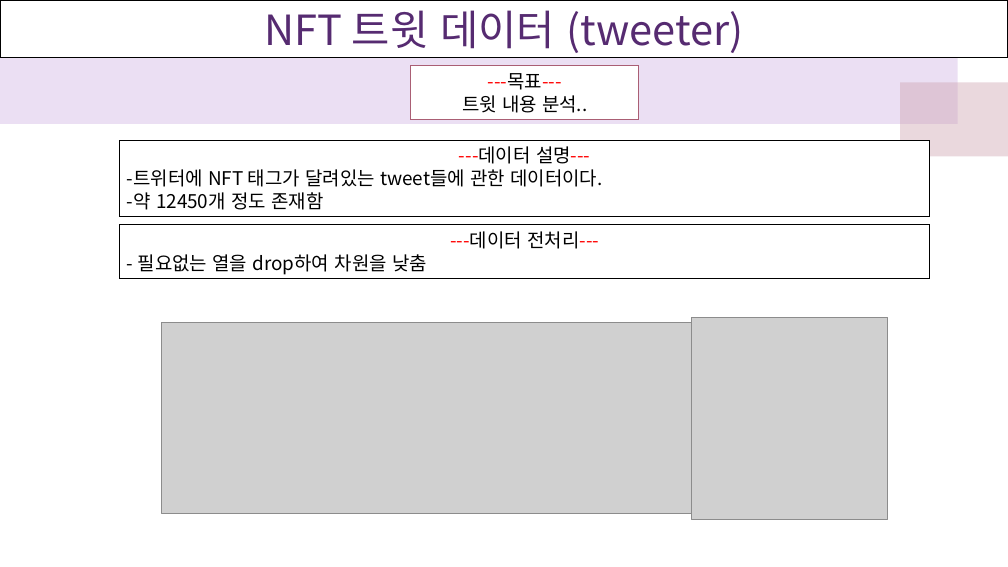
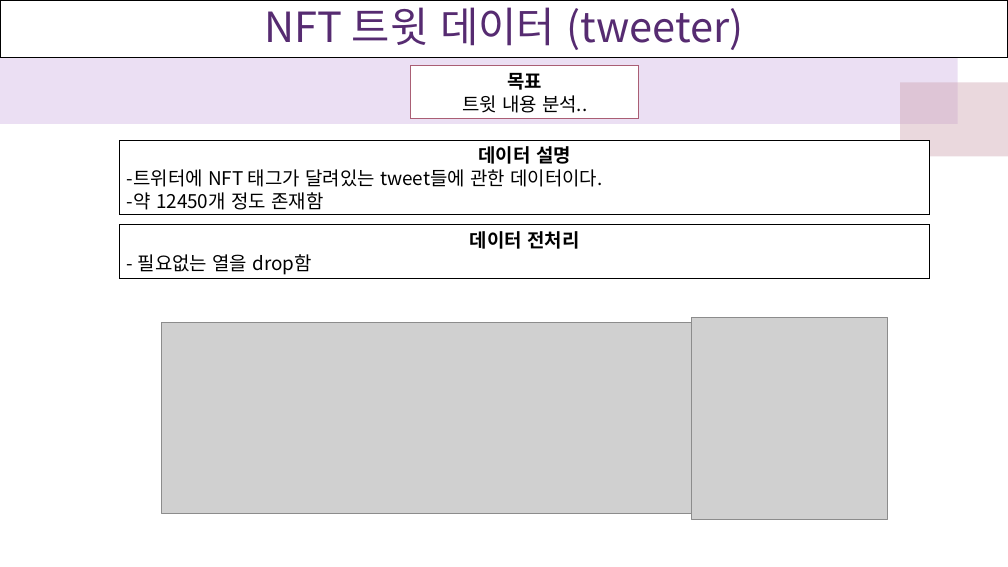
Before and after one commit to cgw03Lau/DAP__, a slide deck: slide 12 of DAP_Project/데분프 발표.pptx (slide 13 before the commit). Drawn at 1008x567 pixels with LibreOffice and Linux fonts; fonts in the diff are those of the drawing; grey boxes stand for pictures. Boxes give left, top, right and bottom in pixels: in the first picture for what was removed or moved away, otherwise in the second. Text is boxed around its words. In the diff, an @@ line names an element or a change of style, - is before the commit and + after.

```diff
--- a/DAP_Project/데분프 발표.pptx
+++ b/DAP_Project/데분프 발표.pptx
@@ rectangle "NFT 트윗 데이터 (tweeter)" at box(0, 0, 1008, 57): line spacing 1 to 0.9 @@
@@ text in rectangle at box(462, 73, 587, 113): text changed @@
----목표---
-트윗 내용 분석..
+목표
+트윗 내용 분석..
@@ text in rectangle at box(479, 146, 571, 164): text changed; text colour #FF0000 to #000000; bold on @@
----데이터 설명---
+데이터 설명
@@ text in rectangle at box(138, 169, 602, 275): text changed @@
----데이터 전처리---
-- 필요없는 열을 drop하여 차원을 낮춤
+데이터 전처리
+- 필요없는 열을 drop함
```
Also in this commit, not shown: 13 other slides changed, 1 slide added, 1 slide removed.
